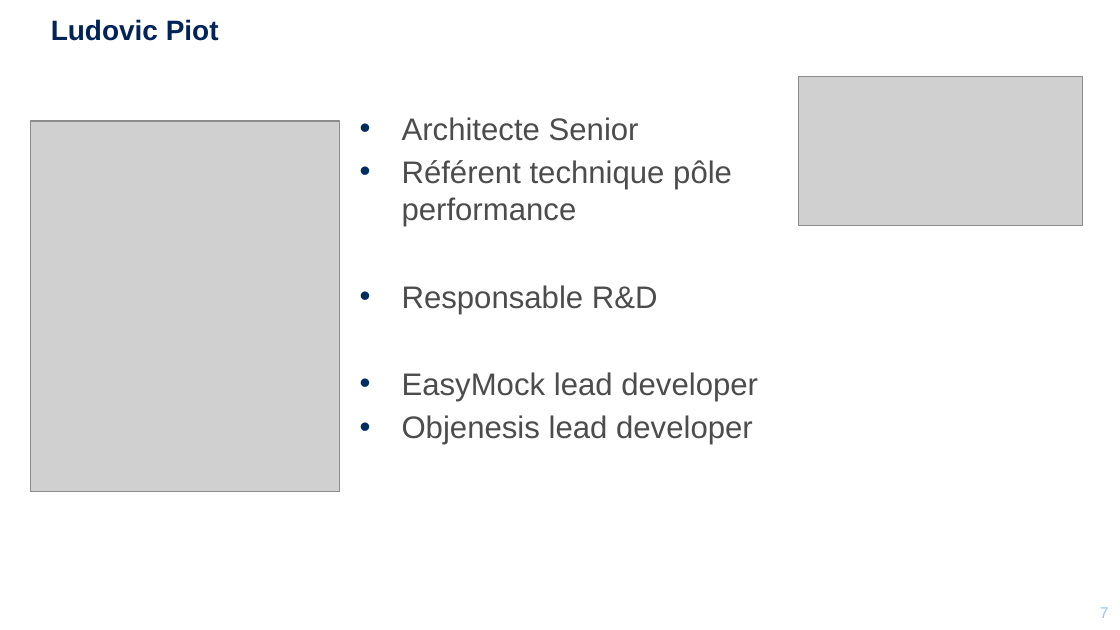
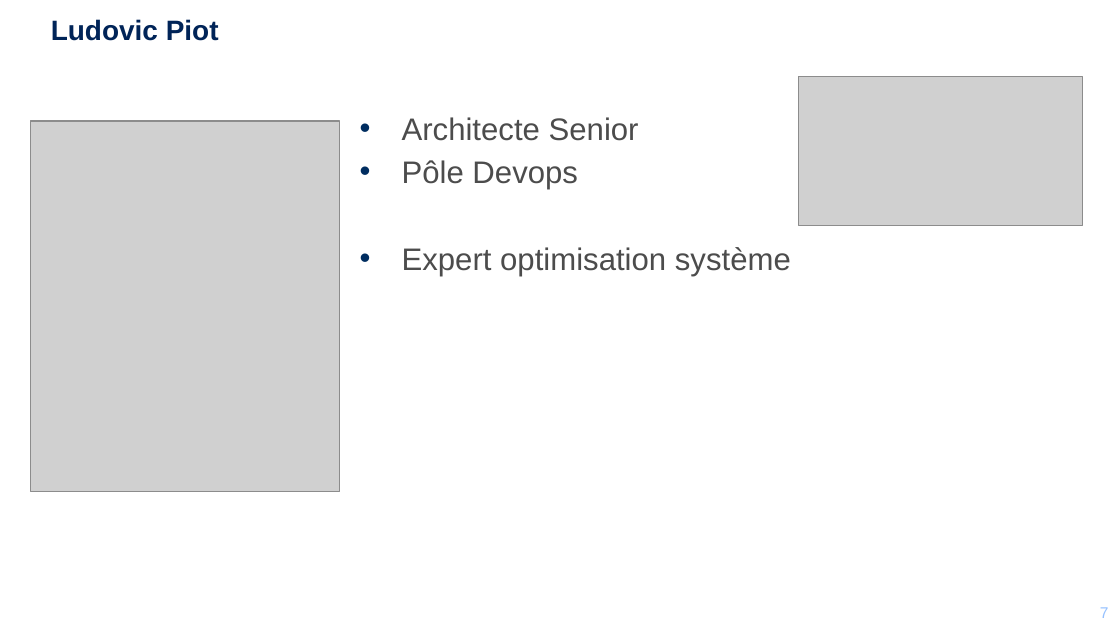
Before and after one commit to mikrob/perfuniversity, a slide deck: slide 7 of PerfUniversity.pptx. Drawn at 1120x630 pixels with LibreOffice and Linux fonts; fonts in the diff are those of the drawing; grey boxes stand for pictures; background and template pictures are left out. Boxes give left, top, right and bottom in pixels: in the first picture for what was removed or moved away, otherwise in the second. Text is boxed around its words. In the diff, an @@ line names an element or a change of style, - is before the commit and + after.

```diff
--- a/PerfUniversity.pptx
+++ b/PerfUniversity.pptx
@@ text at (402,160,791,277): text changed @@
-• Référent technique pôle performance
-• Responsable R&D
-• EasyMock lead developer
-• Objenesis lead developer
+• Pôle Devops
+• Expert optimisation système
```
Also in this commit, not shown: 6 other slides changed, 1 slide added, 1 slide removed.
